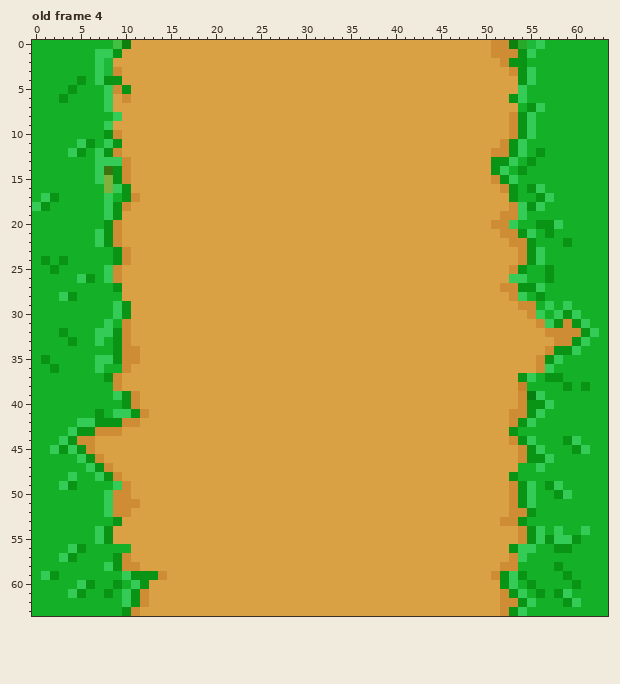
File history of a pixel-art file, WIP_Pixel_Art/TEST_Grass_Spriet.aseprite. The picture above is the old version.
64x64 pixels, 8 frames. Colours within 5 levels of each other are drawn and written as one. Shown: old frame 4.
The result:
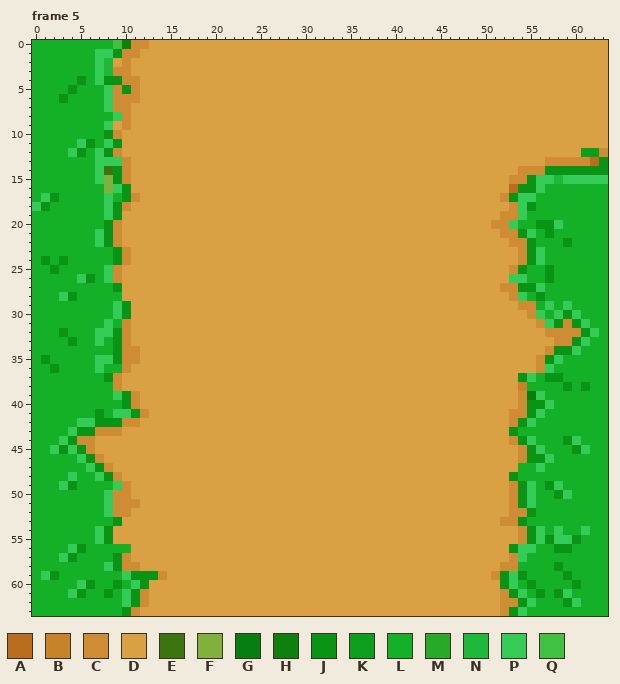
Palette (. is transparent): A #ba6d1e  B #c8822a  C #ce8d34  D #d9a144  E #3c7510  F #7fb13c  G #077f10  H #0e800e  J #0a9416  K #0d9e1d  L #13b028  M #28a928  N #1eb83a  P #34cc56  Q #42c042
A new or re-ordered frame is compared with the old frame closest to it.
Diff:
frames 8 -> 9
Frame 5 is new; against old frame 4:
y 0: x 11..12 DD -> CC; x 51..63 CCHMNPLLLLLLL -> DDDDDDDDDDDDD
y 1: x 10..11 DD -> CC; x 51..63 CCCJPLLLLLLLL -> DDDDDDDDDDDDD
y 2: x 10 D -> C; x 52..63 CJJLLLLLLLLL -> DDDDDDDDDDDD
y 3: x 10 D -> C; x 53..63 CJPLLLLLLLL -> DDDDDDDDDDD
y 4: x 10..11 DD -> CC; x 54..63 JPLLLLLLLL -> DDDDDDDDDD
y 5: x 11 D -> C; x 54..63 PLLLLLLLLL -> DDDDDDDDDD
y 6: x 9 D -> C; x 11 D -> C; x 53..63 JPLLLLLLLLL -> DDDDDDDDDDD
y 7: x 9..10 DD -> CC; x 54..63 LJPLLLLLLL -> DDDDDDDDDD
y 8..9: x 10 D -> C; x 53..63 CJPLLLLLLLL -> DDDDDDDDDDD
y 10: x 53..63 CJPLLLLLLLL -> DDDDDDDDDDD
y 11: x 52..63 CJPLLLLLLLLL -> DDDDDDDDDDDD
y 12: x 51..63 CCJPLJLLLLLLL -> DDDDDDDDDDKKC
y 13: x 51..63 JJPLJLLLLLLLL -> DDDDDDCCCCCAJ
y 14: x 51..63 JPLJLLLLLLLLL -> DDDCCCJJJJJJJ
y 15: x 51..63 CJPLLLLLLLLLL -> DDCCJPPNPPPPP
y 16: x 52..54 CJL -> DAJ
y 17: x 52 D -> C; x 54..57 LLJP -> PPLL
y 18: x 56 P -> L
Changed places in both pictures, as pixel boxes (x1, y1, x2, y2):
changed: (113, 40, 149, 130)
changed: (491, 40, 608, 211)
